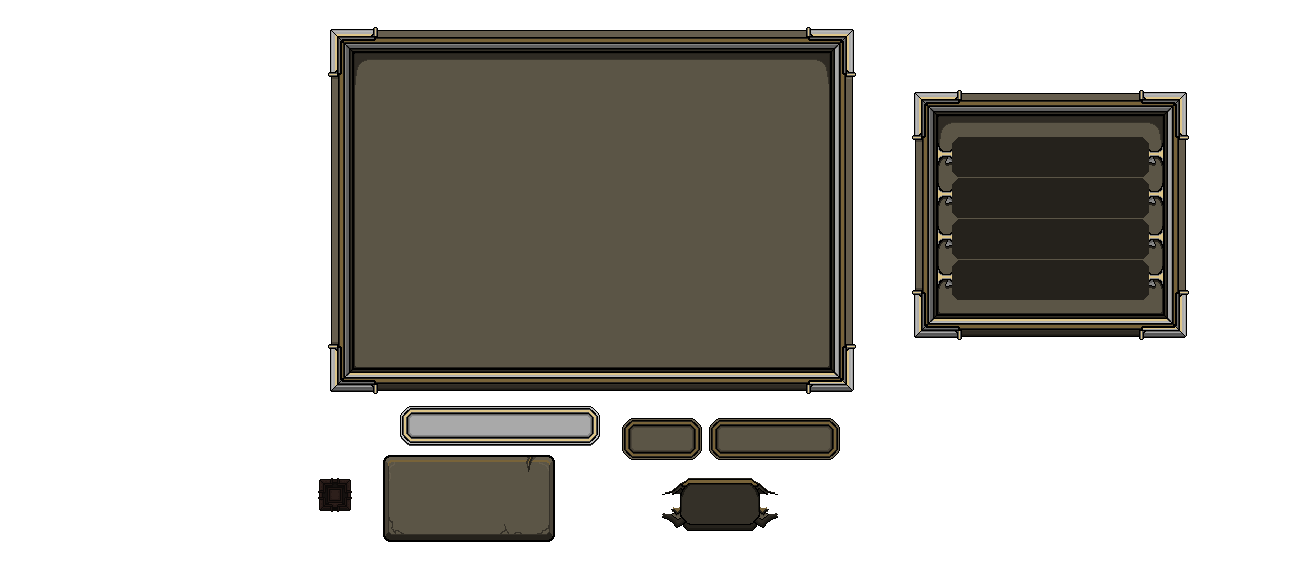
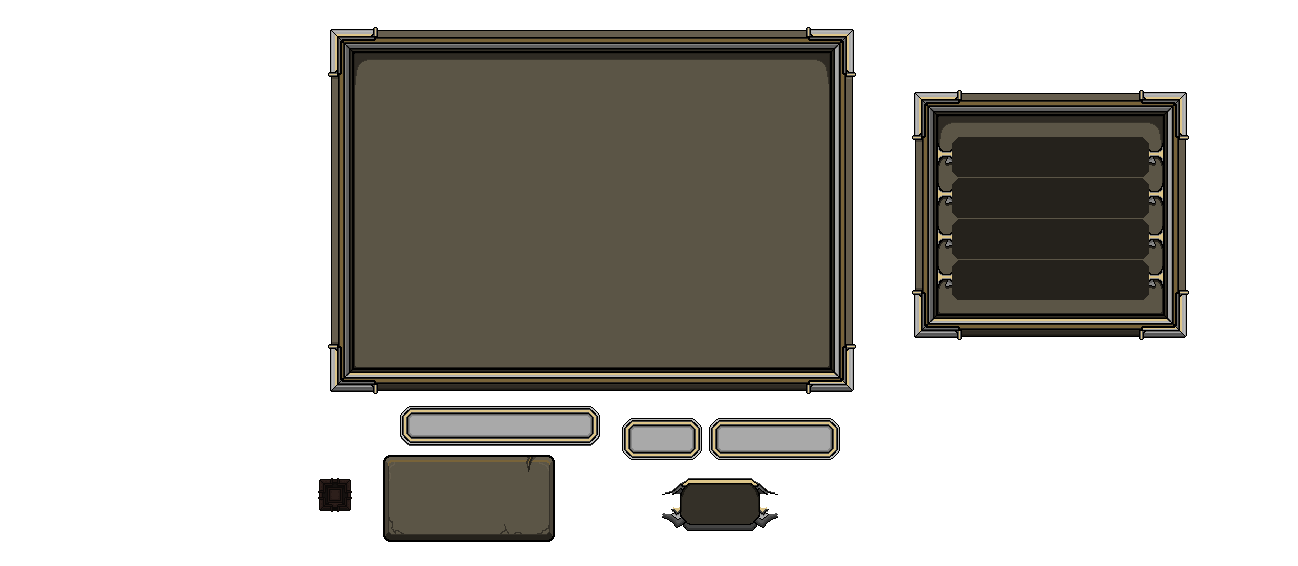
Revision of a layered (1298, 566) image; what changed, layer by layer:
painted on "Color Fill 2" over [623, 419, 839, 530]
